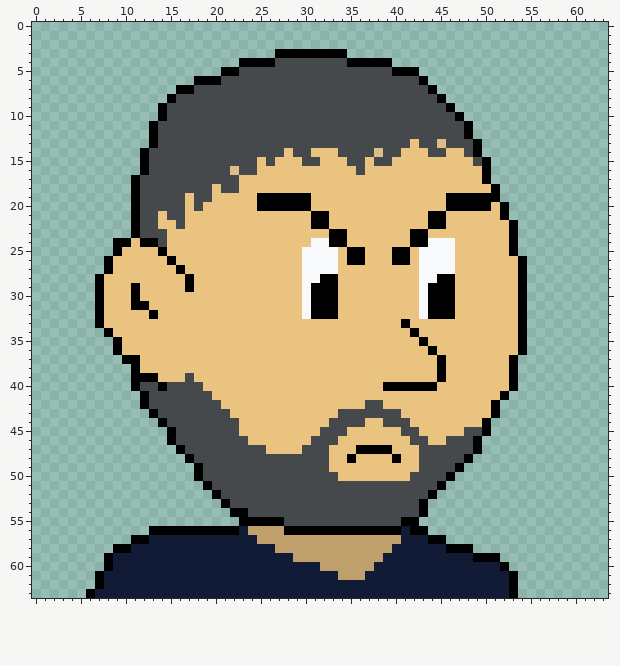
Two states of a pixel-art sprite, DATA/Images/Sprites/Chars/Reignaud/icon.png. This is how it looked before the edit.
The file is 64x64 pixels.
Once edited:
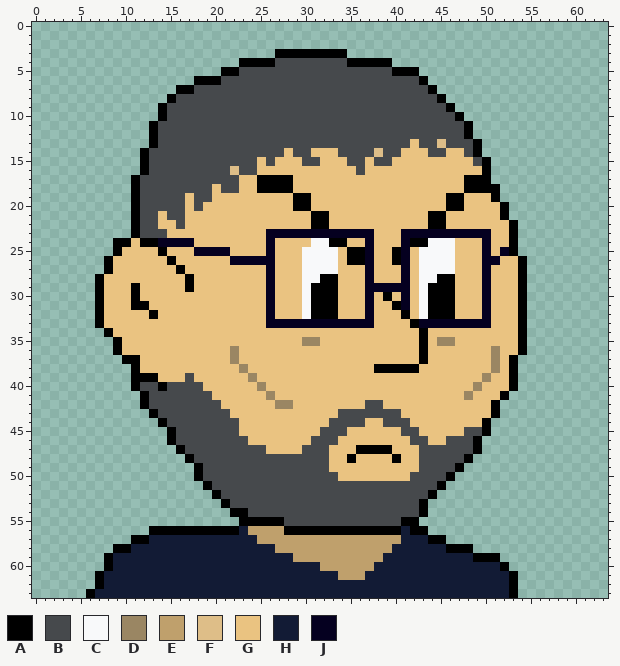
Palette (. is transparent): A #000000  B #46494c  C #f8f9fa  D #9a8663  E #bfa06c  F #debe88  G #eac381  H #121b35  J #050020
Diff:
y 17: x 25..28 GGGG -> AAAA; x 48..49 GG -> AA
y 18: x 25..28 GGGG -> AAAA; x 48..50 GGG -> AAA
y 19..20: x 25..28 AAAA -> GGGG; x 48..50 AAA -> GGG
y 23: x 26..37 GGGGGGGAAGGG -> JJJJJJJJJJJJ; x 41..50 GAAGGGGGGG -> JJJJJJJJJJ
y 24: x 14..17 BGGG -> JJJJ; x 26 G -> J; x 37 G -> J; x 41 G -> J; x 50 G -> J
y 25: x 18..21 GGGG -> JJJJ; x 26 G -> J; x 37 G -> J; x 41 A -> J; x 50 G -> J; x 52 G -> J
y 26: x 22..26 GGGGG -> JJJJJ; x 37 G -> J; x 41 A -> J; x 50..51 GG -> JJ
y 27..28: x 26 G -> J; x 37 G -> J; x 41 G -> J; x 50 G -> J
y 29: x 26 G -> J; x 37..41 GGGGG -> JJJJJ; x 50 G -> J
y 30: x 26 G -> J; x 37 G -> J; x 39 G -> A; x 41 G -> J; x 50 G -> J
y 31: x 26 G -> J; x 37 G -> J; x 40..41 GG -> AJ; x 50 G -> J
y 32: x 26 G -> J; x 37 G -> J; x 41 G -> A; x 50 G -> J
y 33: x 26..37 GGGGGGGGGGGG -> JJJJJJJJJJJJ; x 41..50 AGGGGGGGGG -> GAJJJJJJJJ
y 34: x 42..43 AG -> GA
y 35: x 30..31 GG -> DD; x 45..46 GG -> DD
y 36: x 22 G -> D; x 43..44 GA -> AG; x 51 G -> D
y 37: x 22 G -> D; x 43 G -> A; x 45 A -> G; x 51 G -> D
y 38: x 23 G -> D; x 38..42 GGGGG -> AAAAA; x 45 A -> G; x 51 G -> D
y 39: x 24 G -> D; x 45 A -> G; x 50 G -> D
y 40: x 25 G -> D; x 39..44 AAAAAA -> GGGGGG; x 49 G -> D
y 41: x 26 G -> D; x 48 G -> D
y 42: x 27..28 GG -> DD
Changed places in both pictures, as pixel boxes (x1, y1, x2, y2):
changed: (158, 175, 509, 409)
